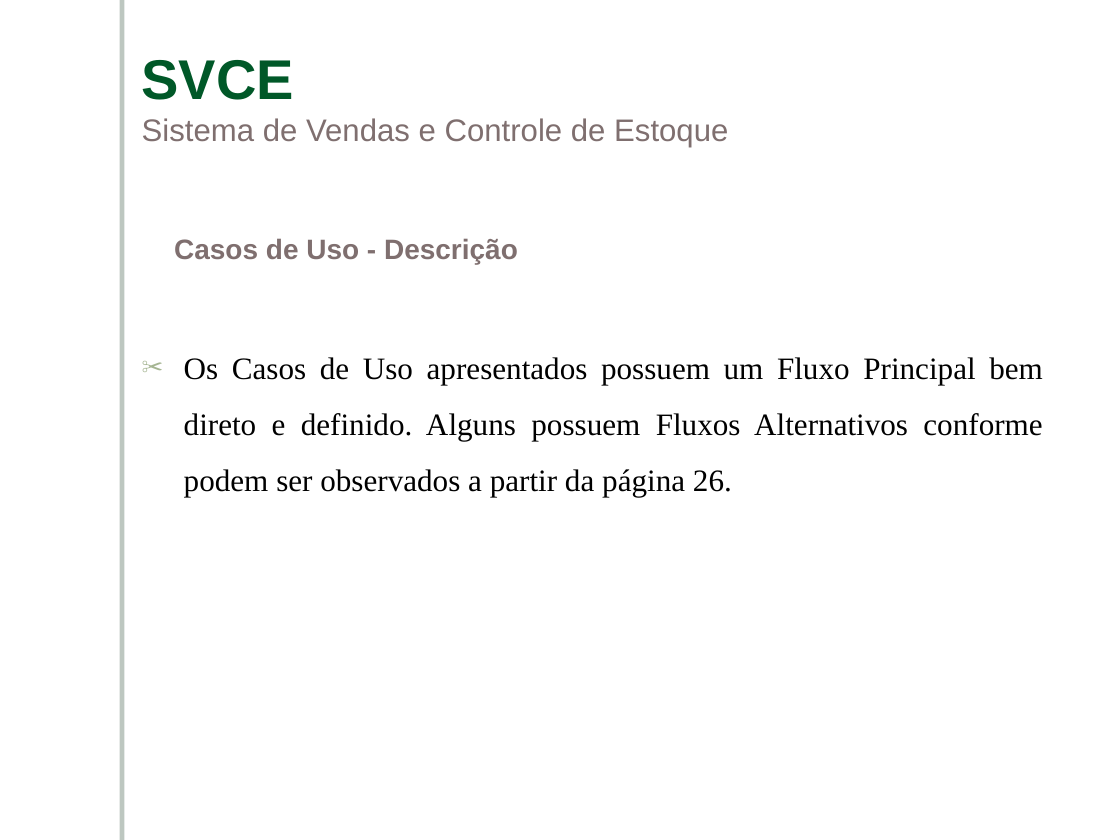
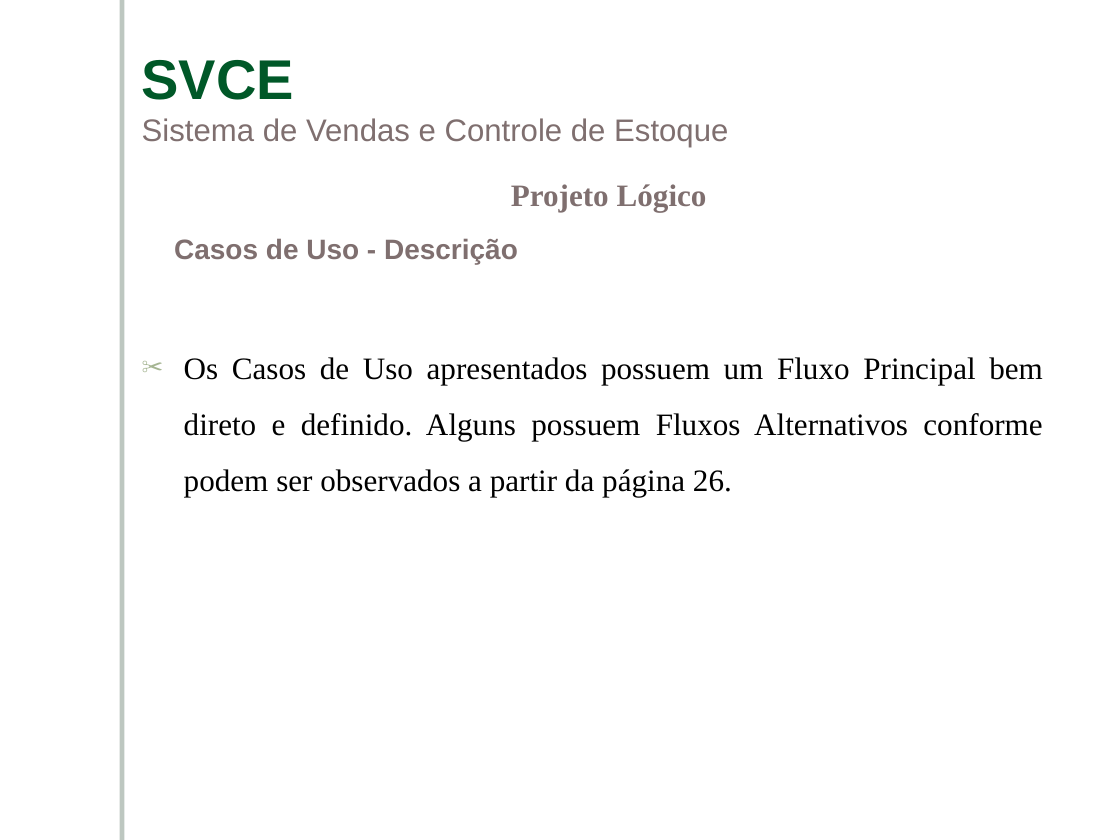
Before and after one commit to ViniciusConsultor/contentsystem, a slide deck: slide 5 of documentacao/Apresentação/Apresentacao-SVCE.ppt (slide 9 before the commit). Drawn at 1120x840 pixels with LibreOffice and Linux fonts; fonts in the diff are those of the drawing; background and template pictures are left out. Boxes give left, top, right and bottom in pixels: in the first picture for what was removed or moved away, otherwise in the second. Text is boxed around its words. In the diff, an @@ line names an element or a change of style, - is before the commit and + after.

```diff
--- a/documentacao/Apresentação/Apresentacao-SVCE.ppt
+++ b/documentacao/Apresentação/Apresentacao-SVCE.ppt
@@ text added at (x1=511, y1=184, x2=707, y2=212), 20 pt, text #7F6F6F, bold @@
+Projeto Lógico
```
Also in this commit, not shown: 1 other slide changed, 15 slides removed.
